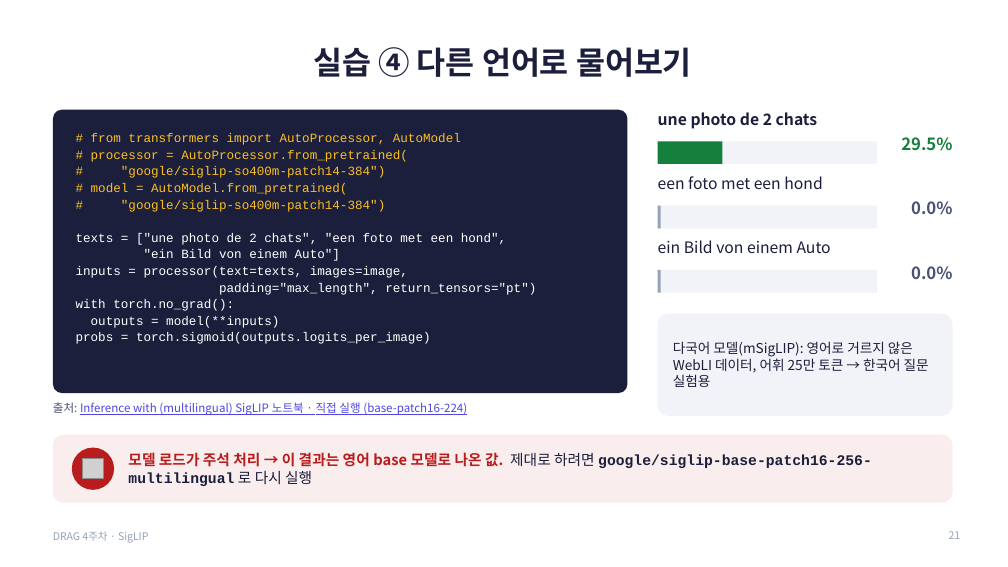
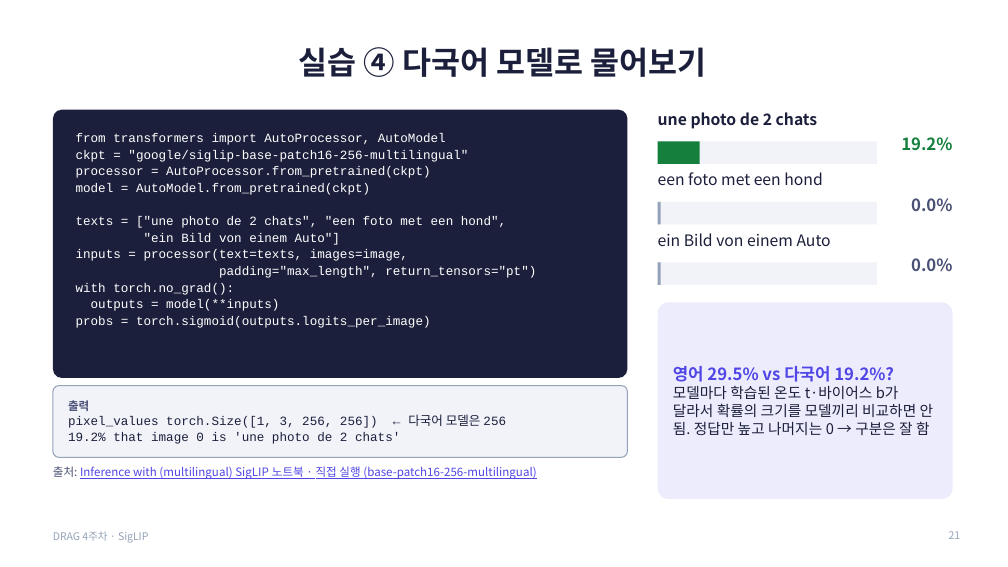
Before and after one commit to gaeun-k/DRAG, a slide deck: slide 21 of week4-siglip/김가은/SigLIP_4주차_발표.pptx. Drawn at 1008x567 pixels with LibreOffice and Linux fonts; fonts in the diff are those of the drawing; grey boxes stand for pictures. Boxes give left, top, right and bottom in pixels: in the first picture for what was removed or moved away, otherwise in the second. Text is boxed around its words. In the diff, an @@ line names an element or a change of style, - is before the commit and + after.

```diff
--- a/week4-siglip/김가은/SigLIP_4주차_발표.pptx
+++ b/week4-siglip/김가은/SigLIP_4주차_발표.pptx
@@ title at (x1=299, y1=47, x2=707, y2=77): text changed @@
-실습 ④ 다른 언어로 물어보기
+실습 ④ 다국어 모델로 물어보기
@@ rounded rectangle resized from (x1=53, y1=110, x2=628, y2=393) to (x1=53, y1=110, x2=628, y2=378) @@
@@ rounded rectangle at (x1=53, y1=110, x2=628, y2=378): proportions changed @@
@@ text at (x1=76, y1=133, x2=468, y2=195): text changed; text colour #FBBF24 to #FFFFFF @@
-# from transformers import AutoProcessor, AutoModel
-# processor = AutoProcessor.from_pretrained(
-# "google/siglip-so400m-patch14-384")
-# model = AutoModel.from_pretrained(
-# "google/siglip-so400m-patch14-384")
+from transformers import AutoProcessor, AutoModel
+ckpt = "google/siglip-base-patch16-256-multilingual"
+processor = AutoProcessor.from_pretrained(ckpt)
+model = AutoModel.from_pretrained(ckpt)
@@ rectangle resized from (x1=658, y1=141, x2=723, y2=164) to (x1=658, y1=141, x2=700, y2=164) @@
@@ text at (x1=901, y1=137, x2=952, y2=151): text changed @@
-29.5%
+19.2%
@@ 3 texts, 2 rectangles moved together from (x1=658, y1=176, x2=952, y2=279) to (x1=658, y1=172, x2=952, y2=271) @@
@@ rectangle moved from (x1=658, y1=270, x2=877, y2=293) to (x1=658, y1=262, x2=877, y2=285) @@
@@ rectangle moved from (x1=658, y1=270, x2=661, y2=293) to (x1=658, y1=262, x2=661, y2=285) @@
@@ rounded rectangle resized from (x1=658, y1=314, x2=953, y2=416) to (x1=658, y1=302, x2=953, y2=499) @@
@@ rounded rectangle at (x1=658, y1=302, x2=953, y2=499): fill #F1F3F9 to #4F46E5 at 10% opacity; proportions changed @@
@@ text removed at (x1=673, y1=341, x2=929, y2=387) @@
-다국어 모델(mSigLIP): 영어로 거르지 않은 WebLI 데이터, 어휘 25만 토큰 → 한국어 질문 실험용
@@ rounded rectangle added at (x1=53, y1=386, x2=628, y2=457), fill #F1F3F9, outline #94A3B8 1 pt @@
@@ text added at (x1=673, y1=366, x2=934, y2=435), 14 pt, text #1B1F3B @@
+영어 29.5% vs 다국어 19.2%?
+모델마다 학습된 온도 t·바이어스 b가 달라서 확률의 크기를 모델끼리 비교하면 안 됨. 정답만 높고 나머지는 0 → 구분은 잘 함
@@ text added at (x1=68, y1=400, x2=506, y2=444), 12 pt, text #1B1F3B @@
+출력
+pixel_values torch.Size([1, 3, 256, 256]) ← 다국어 모델은 256
+19.2% that image 0 is 'une photo de 2 chats'
@@ rounded rectangle removed at (x1=53, y1=435, x2=953, y2=503) @@
@@ ellipse removed at (x1=72, y1=448, x2=114, y2=490) @@
@@ text at (x1=53, y1=466, x2=536, y2=479): text changed @@
-출처: Inference with (multilingual) SigLIP 노트북 · 직접 실행 (base-patch16-224)
+출처: Inference with (multilingual) SigLIP 노트북 · 직접 실행 (base-patch16-256-multilingual)
@@ picture removed at (x1=83, y1=459, x2=104, y2=479) @@
@@ text removed at (x1=128, y1=452, x2=872, y2=486) @@
-모델 로드가 주석 처리 → 이 결과는 영어 base 모델로 나온 값. 제대로 하려면 google/siglip-base-patch16-256-multilingual 로 다시 실행
```
Also in this commit, not shown: 1 other file.
